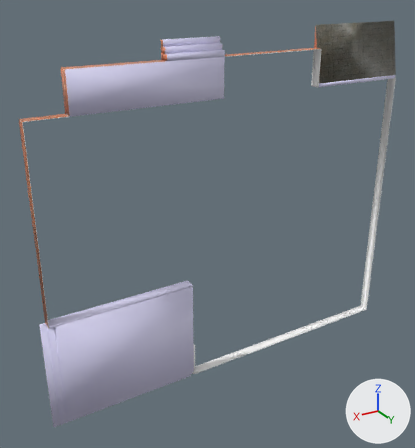
Renders of the FBX model POBICOS/Content/Models/Building/basement_tex_v3.fbx from each side of a commit.
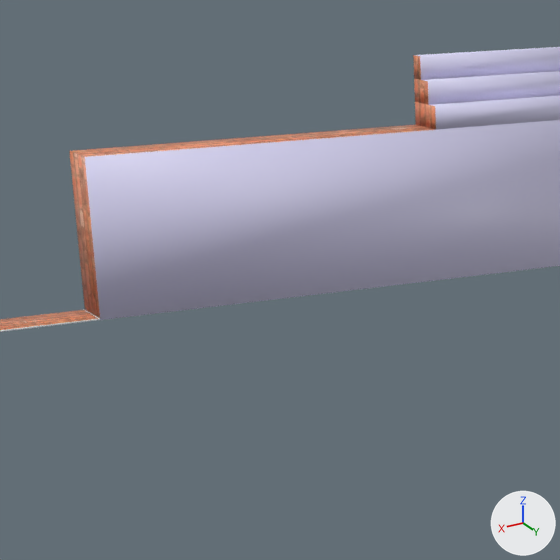
Each version is shown whole from a 50 mm lens placed at (0.138, 0.1241, 0.0277), pointed at (0.0633, -0.0003, -0.0345), then close up on the part from 10% to 49% of the width and 5% to 42% of the height. Lighting does not change. The marker at lower right points along +X, +Y and +Z. Where no turn or scale is listed for an object, it has been applied to the vertices. Vertices at the same position are counted once.
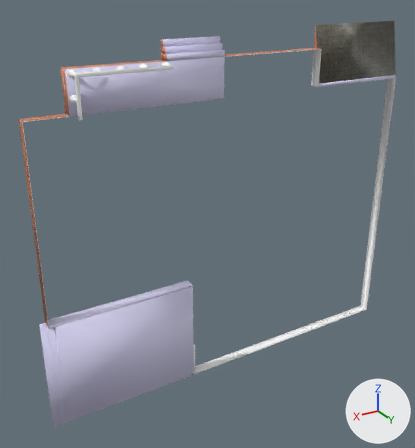
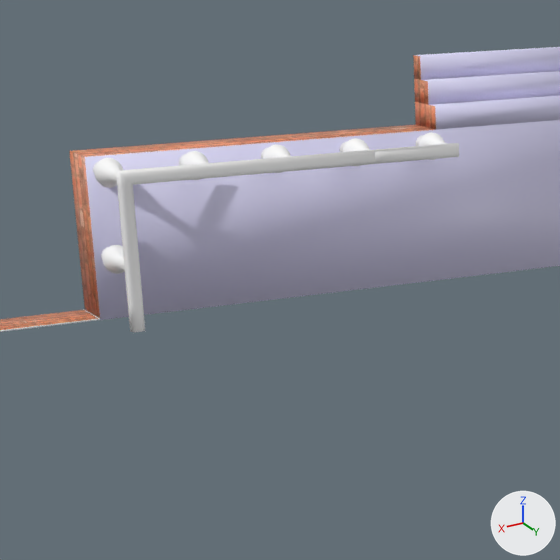
Commit message: poprawka piwnicy

Boxes (x1, y1, x2, y2) around the edits, measured in the close-ups (560 x 560 px):
```json
{"part": 1, "of": "me_cube_001", "change": "added", "after": [101, 245, 125, 274]}
{"part": 2, "of": "me_cube_001", "change": "added", "after": [93, 158, 123, 188]}
{"part": 3, "of": "me_cube_001", "change": "added", "after": [179, 151, 208, 180]}
{"part": 4, "of": "me_cube_001", "change": "added", "after": [261, 145, 291, 173]}
{"part": 5, "of": "me_cube_001", "change": "added", "after": [340, 138, 371, 166]}
{"part": 6, "of": "me_cube_001", "change": "added", "after": [415, 132, 448, 160]}
{"part": 7, "of": "me_cube_001", "change": "added", "after": [116, 143, 459, 332]}
```

The change, as JSON lines over the scene's bpy script:
```json
{"block": "me_cube_001", "where": "# used by ob_cube_001; location = (0.0, 0.0, 0.0)"}
{"op": "remove", "block": "me_cube_001", "code": "me_cube_001.from_pydata(...)  # 158 vertices, 131 faces; spans x -0.0001..0.1115, y 0.0..0.003, z -0.082..0.016"}
{"op": "add", "block": "me_cube_001", "code": "me_cube_001.from_pydata(...)  # 3000 vertices, 3133 faces; spans x -0.0001..0.1115, y 0.0..0.0071, z -0.082..0.016"}
{"block": "me_cube_001", "change": "me_cube_001 part 1: a new loose piece of 466 vertices spanning x 0.0981..0.0999, y 0.003..0.0067, z 0.003..0.0048, in mat_material_001 (white #ffffff)"}
{"block": "me_cube_001", "change": "me_cube_001 part 2: a new loose piece of 466 vertices spanning x 0.0981..0.0999, y 0.003..0.0067, z 0.0083..0.01, in mat_material_001 (white #ffffff)"}
{"block": "me_cube_001", "change": "me_cube_001 part 3: a new loose piece of 466 vertices spanning x 0.0926..0.0944, y 0.003..0.0067, z 0.0083..0.01, in mat_material_001 (white #ffffff)"}
{"block": "me_cube_001", "change": "me_cube_001 part 4: a new loose piece of 466 vertices spanning x 0.0871..0.0889, y 0.003..0.0067, z 0.0083..0.01, in mat_material_001 (white #ffffff)"}
{"block": "me_cube_001", "change": "me_cube_001 part 5: a new loose piece of 466 vertices spanning x 0.0816..0.0834, y 0.003..0.0067, z 0.0083..0.01, in mat_material_001 (white #ffffff)"}
{"block": "me_cube_001", "change": "me_cube_001 part 6: a new loose piece of 466 vertices spanning x 0.0761..0.0779, y 0.003..0.0067, z 0.0083..0.01, in mat_material_001 (white #ffffff)"}
{"block": "me_cube_001", "change": "me_cube_001 part 7: a new loose piece of 46 vertices spanning x 0.0764..0.0993, y 0.0066..0.0071, z -0.0001..0.0096, in mat_material_001 (white #ffffff)"}
```
